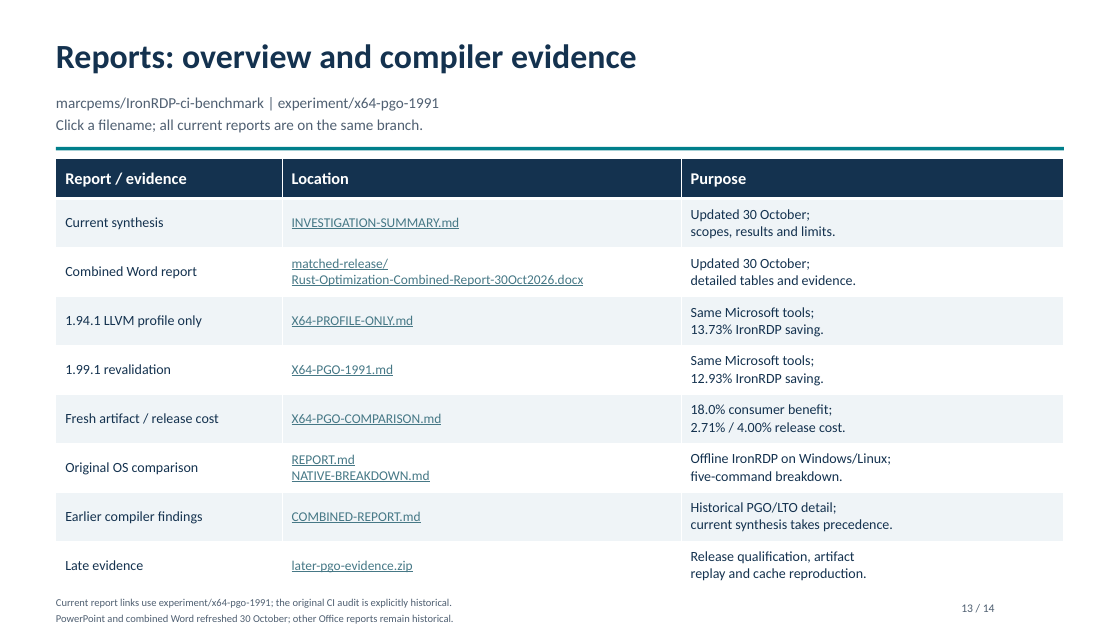
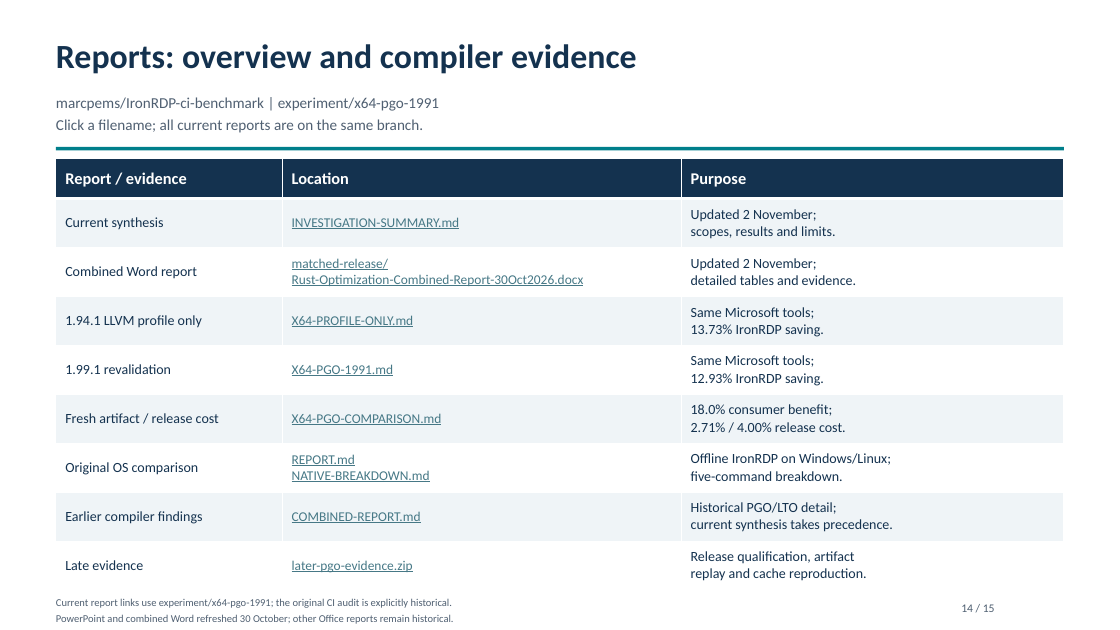
Before and after one commit to marcpems/IronRDP-ci-benchmark, a slide deck: slide 14 of ci-benchmark/matched-release/Rust-Optimization-Summary-Published.pptx (slide 13 before the commit). Drawn at 1120x630 pixels with LibreOffice and Linux fonts; fonts in the diff are those of the drawing. Boxes give left, top, right and bottom in pixels: in the first picture for what was removed or moved away, otherwise in the second. Text is boxed around its words. In the diff, an @@ line names an element or a change of style, - is before the commit and + after.

```diff
--- a/ci-benchmark/matched-release/Rust-Optimization-Summary-Published.pptx
+++ b/ci-benchmark/matched-release/Rust-Optimization-Summary-Published.pptx
@@ table at box(56, 159, 1065, 591) @@
-row 2, column 3: Updated 30 October; / scopes, results and limits.
+row 2, column 3: Updated 2 November; / scopes, results and limits.
-row 3, column 3: Updated 30 October; / detailed tables and evidence.
+row 3, column 3: Updated 2 November; / detailed tables and evidence.
@@ text at box(961, 604, 995, 612): text changed @@
-13 / 14
+14 / 15
```
Also in this commit, not shown: 13 other slides changed, 1 slide added, 7 other files.
